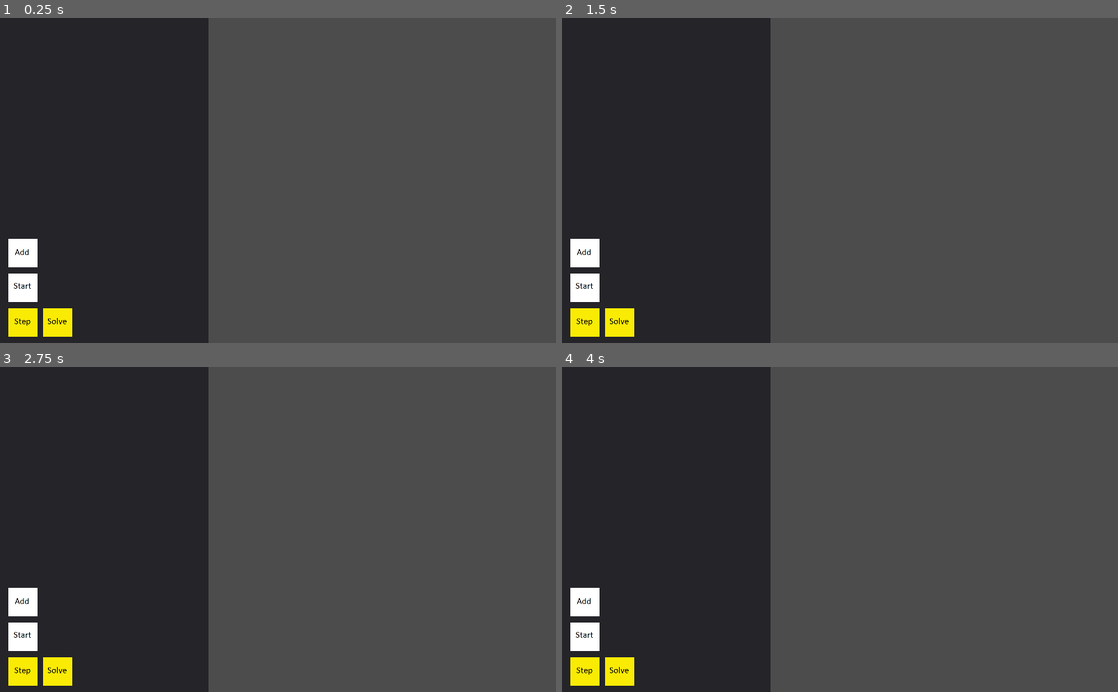
Above: before the commit, frames 1-4 (two rows, left to right).
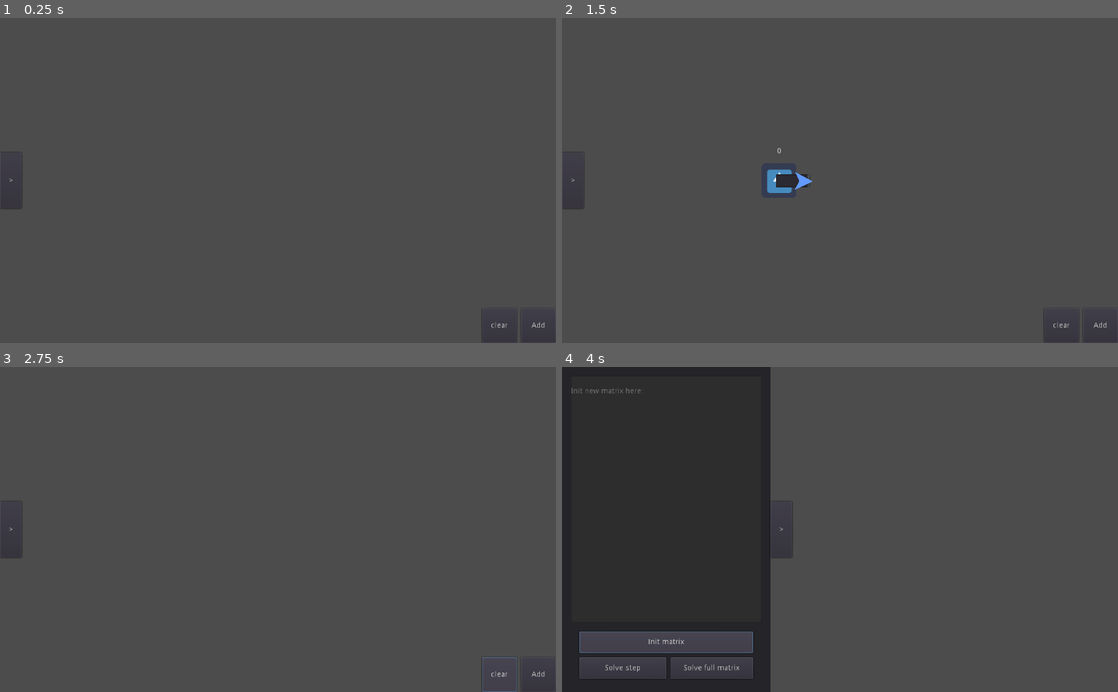
Above: after the commit, the same moments.

Repository: 8pins/Floyd-Warshall-Algorithm-by-godot
Game: Godot game, scene res://app/scenes/World.tscn
Two runs of this game, one before a commit and one after it. Both use one fixed random seed, a clock stepped at 60 frames per second and the inputs below. The engine's default icon, where the game draws it, is replaced by a stand-in: a white triangle on a blue panel in a dark square.
Inputs (mouse positions are in pixels of both pictures, inside the frame that each line leads up to):
- Up to frame 1 (0.25 s): no input
- Up to frame 2 (1.5 s): click (1101, 326) at 0.5 s, where only the run after the commit has a clickable "Add"; click (806, 180) at 1.25 s, where only the run after the commit has a clickable "+"
- Up to frame 3 (2.75 s): click (500, 675) at 2 s, where only the run after the commit has a clickable "clear"
- Up to frame 4 (4 s): click (573, 529) at 2.75 s, where only the run after the commit has a clickable ">"; click (667, 643) at 3.5 s, where only the run after the commit has a clickable "Init matrix"

The runs differ from the first frame. In frame 1, 37% of the frame differs, in the area x 0-100%, y 0-100%; in frame 2, 38%; in frame 3, 37%; in frame 4, 4.7%.

Commit message:
updateUI

Diff:
--- /dev/null
+++ b/Floyd-Warshall/app/scenes/UI_graphSolveController.gd
@@ -0,0 +1,45 @@
+extends Control
+
+var statePanel : int = 0 ## 0: panel out # 1: panel in
+var resultScr
+
+func _ready():
+	$Panel/result_screen.set_readonly(true)
+	pass # Replace with function body.
+
+
+func _on_add_node_button_up():
+	$World._on_add_button_released()
+	pass # Replace with function body.
+
+
+func _on_init_matrix_button_up():
+	var init_result = $World._on_initMatrix_released()
+	$Panel/result_screen.set_text(($Panel/result_screen.get_text() + "\n" +init_result).c_unescape())
+	pass # Replace with function body.
+
+
+func _on_solve_by_step_button_up():
+	$World._on_step_buttom_released()
+	pass # Replace with function body.
+
+
+func _on_solve_full_button_up():
+	var solve_result = $World._on_solve_released()
+	$Panel/result_screen.set_text(($Panel/result_screen.get_text() + "\n" +solve_result).c_unescape())
+	pass # Replace with function body.
+
+
+func _on_clear_button_up():
+	$World._clear_graph()
+	pass # Replace with function body.
+
+
+func _on_panel_Slide_button_up():
+	if statePanel == 0:
+		$Animated_PanelSlide.play("slide_in")
+		statePanel = 1
+	else:
+		$Animated_PanelSlide.play_backwards("slide_in")
+		statePanel = 0
+	pass # Replace with function body.
--- a/Floyd-Warshall/app/scenes/World.gd
+++ b/Floyd-Warshall/app/scenes/World.gd
@@ -17,12 +17,12 @@
 	get_node("graph_group").add_child(node)
 	pass # Replace with function body.
 
-func _on_start_button_released():
+func _on_solve_released() -> String:
 #	thuc hien thuat toan
 	for step in range (MatrixPath.size()):
 		step_solve(step)
-	showMatrix()
-	return MatrixPath
+	var result = "Solving result= \n" + showMatrix() + "\n"
+	return result
 	pass # Replace with function body.
 
 func _on_step_buttom_released():
@@ -32,7 +32,7 @@
 		print("Stop")
 	pass # Replace with function body.
 
-func _on_start_released():
+func _on_initMatrix_released() -> String:
 	MatrixPath = create_2d_array($graph_group.get_child_count(), $graph_group.get_child_count())
 #	var sizeMat = $graph_group.get_child_count()
 	for i in range(MatrixPath.size()):
@@ -47,9 +47,13 @@
 							var line = node.get_node("ListLines").get_node(str(j))
 							MatrixPath[i][j] = int(line.get_node("LineEdit").get_text())
 				pass # Replace with function body.
-	showMatrix()
-	return MatrixPath
-	pass # Replace with function body.
+	var result = "Init new matrix here: \n" + showMatrix() + "\n"
+	return result
+
+func _clear_graph():
+	current_nodeId = 0
+	for child in $graph_group.get_children():
+		child.queue_free()
 
 func create_2d_array(row, col):
 	var matrix  = []
@@ -62,7 +66,9 @@
 func showMatrix() -> String:
 	var result = ""
 	for row in MatrixPath:
-		result += str(row) + "\n"
+		for i in row:
+			result += str(i) + "\t"
+		result += "\n"
 		print(row)
 	return result
 
@@ -70,6 +76,7 @@
 	for i in range (MatrixPath.size()):
 		for j in range (MatrixPath.size()):
 			if (MatrixPath[i][j] > MatrixPath[i][step] + MatrixPath[step][j]):
+
 				MatrixPath[i][j] = MatrixPath[i][step] + MatrixPath[step][j]
 	return MatrixPath
 #	dung chuong trinh khi step_count lon hon size
--- a/Floyd-Warshall/app/scenes/World.tscn
+++ b/Floyd-Warshall/app/scenes/World.tscn
@@ -1,81 +1,119 @@
-[gd_scene load_steps=9 format=2]
+[gd_scene load_steps=4 format=2]
 
-[ext_resource path="res://assets/Start.png" type="Texture" id=1]
-[ext_resource path="res://assets/Step.png" type="Texture" id=2]
-[ext_resource path="res://assets/Add.png" type="Texture" id=3]
-[ext_resource path="res://assets/Solve.png" type="Texture" id=4]
+[ext_resource path="res://app/scenes/UI_graphSolveController.gd" type="Script" id=1]
 [ext_resource path="res://app/scenes/World.gd" type="Script" id=5]
 
-[sub_resource type="AnimatedTexture" id=1]
-
-[sub_resource type="AnimatedTexture" id=2]
-
-[sub_resource type="AnimatedTexture" id=3]
+[sub_resource type="Animation" id=1]
+resource_name = "slide_in"
+length = 0.5
+tracks/0/type = "value"
+tracks/0/path = NodePath(".:rect_position")
+tracks/0/interp = 1
+tracks/0/loop_wrap = true
+tracks/0/imported = false
+tracks/0/enabled = true
+tracks/0/keys = {
+"times": PoolRealArray( 0, 0.5 ),
+"transitions": PoolRealArray( 0.233258, 1 ),
+"update": 0,
+"values": [ Vector2( 0, 0 ), Vector2( 384, 0 ) ]
+}
 
 [node name="UI_graphSolve" type="Control"]
 anchor_right = 1.0
 anchor_bottom = 1.0
-margin_right = -704.0
+margin_right = -1024.0
+margin_bottom = -600.0
+script = ExtResource( 1 )
 __meta__ = {
 "_edit_use_anchors_": false
 }
 
 [node name="Panel" type="Panel" parent="."]
-margin_right = 384.0
+margin_left = -384.0
 margin_bottom = 600.0
 __meta__ = {
 "_edit_use_anchors_": false
 }
 
-[node name="result_screen" type="RichTextLabel" parent="Panel"]
+[node name="result_screen" type="TextEdit" parent="Panel"]
+anchor_right = 1.0
+anchor_bottom = 1.0
 margin_left = 16.0
 margin_top = 16.0
-margin_right = 368.0
-margin_bottom = 400.0
+margin_right = -16.0
+margin_bottom = -128.0
 __meta__ = {
 "_edit_use_anchors_": false
 }
 
+[node name="init_matrix" type="Button" parent="Panel"]
+margin_left = 32.0
+margin_top = 488.0
+margin_right = 352.0
+margin_bottom = 528.0
+text = "Init matrix"
+__meta__ = {
+"_edit_use_anchors_": false
+}
+
+[node name="solve_by_step" type="Button" parent="Panel"]
+margin_left = 32.0
+margin_top = 536.0
+margin_right = 192.0
+margin_bottom = 576.0
+text = "Solve step"
+__meta__ = {
+"_edit_use_anchors_": false
+}
+
+[node name="solve_full" type="Button" parent="Panel"]
+margin_left = 200.0
+margin_top = 536.0
+margin_right = 352.0
+margin_bottom = 576.0
+text = "Solve full matrix"
+
 [node name="World" type="Node2D" parent="."]
 script = ExtResource( 5 )
 
-[node name="add_button" type="TouchScreenButton" parent="World"]
-position = Vector2( 16.0001, 408 )
-scale = Vector2( 0.35, 0.35 )
-normal = ExtResource( 3 )
-pressed = SubResource( 1 )
-
 [node name="graph_group" type="Node2D" parent="World"]
 
-[node name="solve_button" type="TouchScreenButton" parent="World"]
-modulate = Color( 0.984314, 0.92549, 0.0235294, 1 )
-light_mask = 0
-position = Vector2( 80.0001, 536 )
-scale = Vector2( 0.35, 0.35 )
-normal = ExtResource( 4 )
-pressed = SubResource( 2 )
+[node name="add_node" type="Button" parent="."]
+margin_left = 960.0
+margin_top = 536.0
+margin_right = 1024.0
+margin_bottom = 600.0
+text = "Add"
 __meta__ = {
-"_editor_description_": ""
+"_edit_use_anchors_": false
 }
 
-[node name="step_buttom" type="TouchScreenButton" parent="World"]
-modulate = Color( 0.984314, 0.92549, 0.0235294, 1 )
-light_mask = 0
-position = Vector2( 16.0001, 536 )
-scale = Vector2( 0.35, 0.35 )
-normal = ExtResource( 2 )
-pressed = SubResource( 2 )
+[node name="clear" type="Button" parent="."]
+margin_left = 888.0
+margin_top = 536.0
+margin_right = 952.0
+margin_bottom = 600.0
+text = "clear"
 __meta__ = {
-"_editor_description_": ""
+"_edit_use_anchors_": false
 }
 
-[node name="start" type="TouchScreenButton" parent="World"]
-position = Vector2( 16.0001, 472 )
-scale = Vector2( 0.35, 0.35 )
-normal = ExtResource( 1 )
-pressed = SubResource( 3 )
+[node name="panel_Slide" type="Button" parent="."]
+margin_top = 248.0
+margin_right = 40.0
+margin_bottom = 352.0
+text = ">"
+__meta__ = {
+"_edit_use_anchors_": false
+}
 
-[connection signal="released" from="World/add_button" to="World" method="_on_add_button_released"]
-[connection signal="released" from="World/solve_button" to="World" method="_on_start_button_released"]
-[connection signal="released" from="World/step_buttom" to="World" method="_on_step_buttom_released"]
-[connection signal="released" from="World/start" to="World" method="_on_start_released"]
+[node name="Animated_PanelSlide" type="AnimationPlayer" parent="."]
+anims/slide_in = SubResource( 1 )
+
+[connection signal="button_up" from="Panel/init_matrix" to="." method="_on_init_matrix_button_up"]
+[connection signal="button_up" from="Panel/solve_by_step" to="." method="_on_solve_by_step_button_up"]
+[connection signal="button_up" from="Panel/solve_full" to="." method="_on_solve_full_button_up"]
+[connection signal="button_up" from="add_node" to="." method="_on_add_node_button_up"]
+[connection signal="button_up" from="clear" to="." method="_on_clear_button_up"]
+[connection signal="button_up" from="panel_Slide" to="." method="_on_panel_Slide_button_up"]
